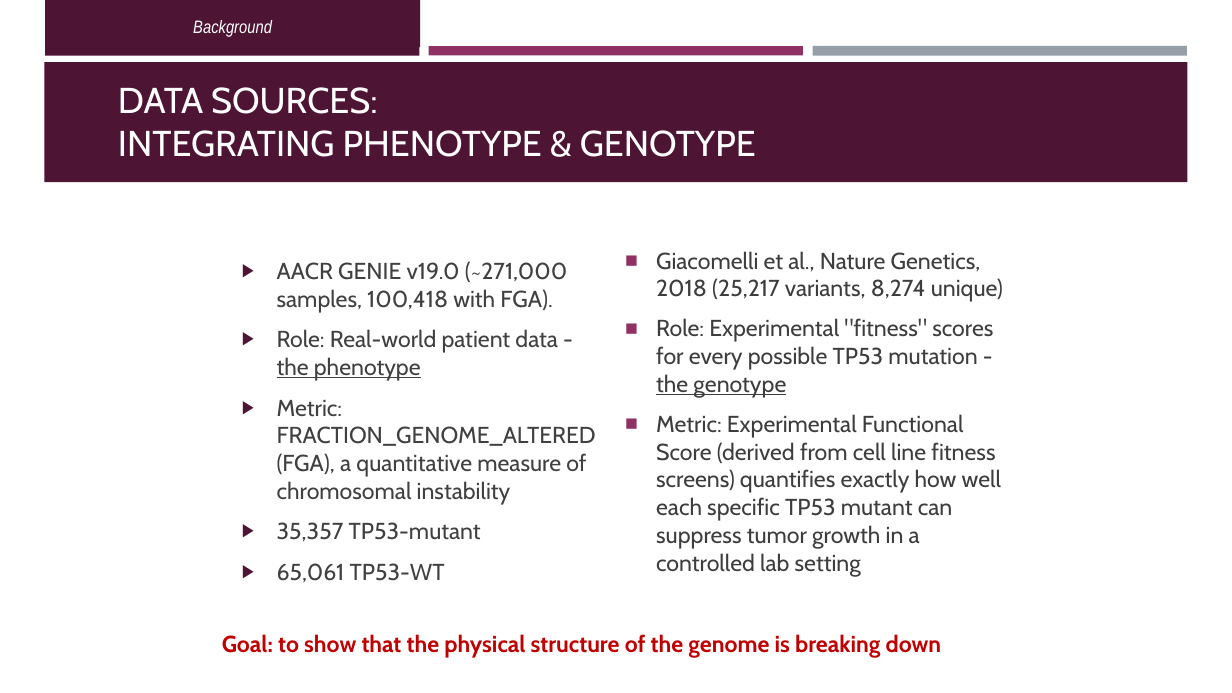
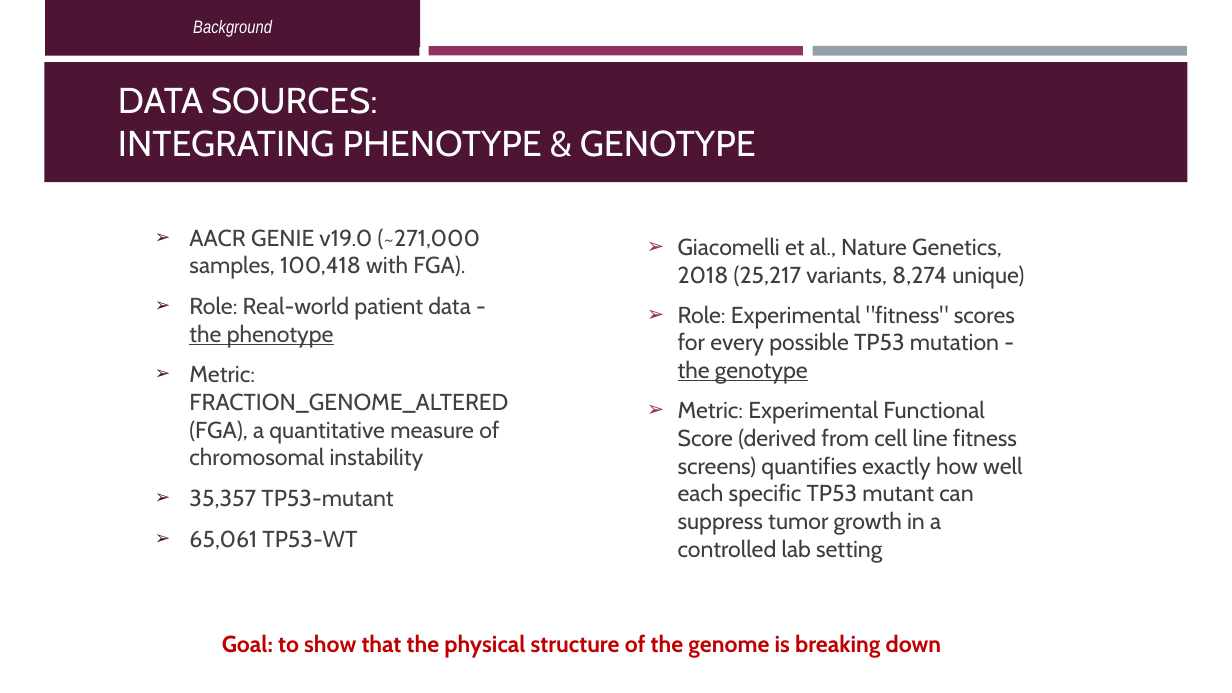
Before and after one commit to OrnitB/cancer_bioinformatics, a slide deck: slide 9 of project/project_background/Final Project Presentation - Ornit - Cancer Bioinfo March 2026.pptx. Drawn at 1232x693 pixels with LibreOffice and Linux fonts; fonts in the diff are those of the drawing. Boxes give left, top, right and bottom in pixels: in the first picture for what was removed or moved away, otherwise in the second. Text is boxed around its words. In the diff, an @@ line names an element or a change of style, - is before the commit and + after.

```diff
--- a/project/project_background/Final Project Presentation - Ornit - Cancer Bioinfo March 2026.pptx
+++ b/project/project_background/Final Project Presentation - Ornit - Cancer Bioinfo March 2026.pptx
@@ text "Giacomelli et al., Nature Genetics, ...": place and size @@
-text "Giacomelli et al., Nature Genetics, ..." at [656, 251, 1003, 577]
+text "Giacomelli et al., Nature Genetics, ..." at [678, 237, 1024, 563]
@@ text "Giacomelli et al., Nature Genetics, ..." at [678, 237, 1024, 563]: bullet ■ to ➢ @@
@@ text "AACR GENIE v19.0 (~271,000 samples, ...": place and size @@
-text "AACR GENIE v19.0 (~271,000 samples, ..." at [277, 261, 596, 583]
+text "AACR GENIE v19.0 (~271,000 samples, ..." at [189, 228, 508, 550]
@@ text "AACR GENIE v19.0 (~271,000 samples, ..." at [189, 228, 508, 550]: bullet ▶ to ➢ @@
```
Also in this commit, not shown: 7 other slides changed, 4 slides removed.
